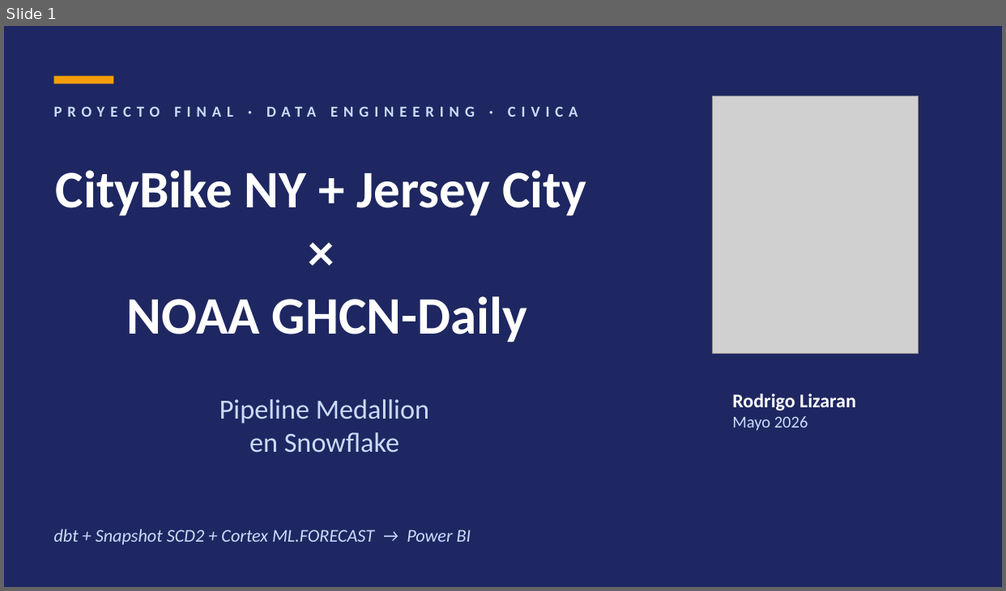
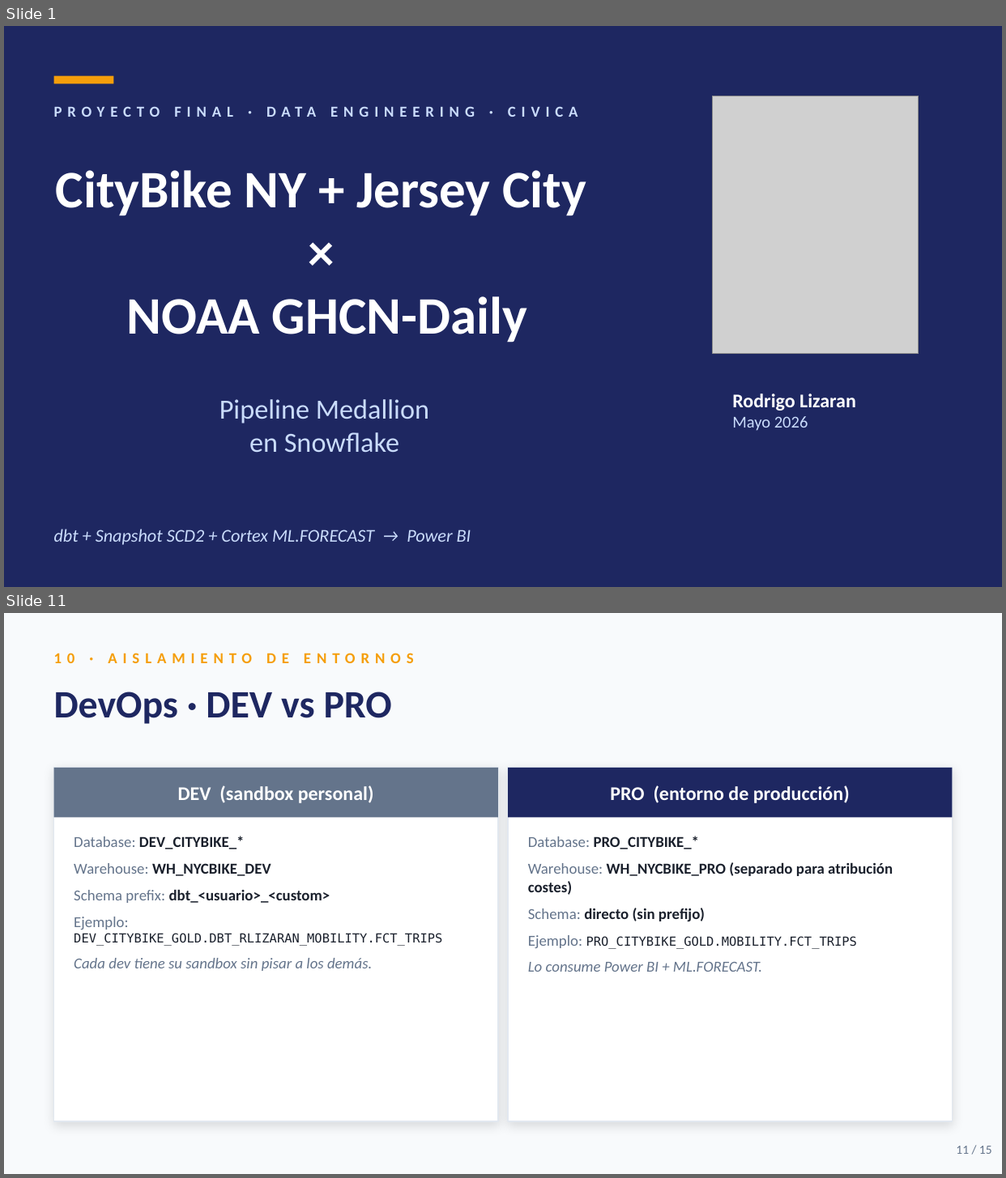
Before and after one commit to Rlizaran/Snowflake_proyect, a slide deck: presentacion/Presentacion.pptx. Shown one above the other, each under a label of ours: slide 1 before the commit, slides 1 and 11 after it; the slides between them are not shown. The pictures are 1006x591 and 1006x1178 pixels, drawn with LibreOffice and Linux fonts; fonts in the diff are those of the drawing; grey boxes stand for pictures. Boxes give left, top, right and bottom in pixels: in the first picture for what was removed or moved away, otherwise in the second. Text is boxed around its words. In the diff, an @@ line names an element or a change of style, - is before the commit and + after.

```diff
--- a/presentacion/Presentacion.pptx
+++ b/presentacion/Presentacion.pptx
@@ slide 11 added at (4, 613, 1002, 1174), background #F8FAFC @@
@@ text added at (54, 653, 414, 663), 11 pt, text #F59E0B, bold @@
+10 · AISLAMIENTO DE ENTORNOS
@@ text added at (54, 692, 392, 724), 28 pt, text #1E2761, bold @@
+DevOps · DEV vs PRO
@@ rectangle added at (54, 768, 498, 1122), fill #FFFFFF, outline #E2E8F0 1 pt @@
@@ rectangle added at (54, 768, 498, 818), fill #64748B @@
@@ rectangle added at (508, 768, 952, 1122), fill #FFFFFF, outline #E2E8F0 1 pt @@
@@ rectangle added at (508, 768, 952, 818), fill #1E2761 @@
@@ text added at (178, 786, 374, 803), 14 pt, text #FFFFFF, bold @@
+DEV (sandbox personal)
@@ text added at (610, 786, 850, 803), 14 pt, text #FFFFFF, bold @@
+PRO (entorno de producción)
@@ text added at (74, 836, 442, 971), 11 pt, text #1A202C @@
+Database: DEV_CITYBIKE_*
+Warehouse: WH_NYCBIKE_DEV
+Schema prefix: dbt_<usuario>_<custom>
+Ejemplo: DEV_CITYBIKE_GOLD.DBT_RLIZARAN_MOBILITY.FCT_TRIPS
+Cada dev tiene su sandbox sin pisar a los demás.
@@ text added at (528, 836, 893, 972), 11 pt, text #1A202C @@
+Database: PRO_CITYBIKE_*
+Warehouse: WH_NYCBIKE_PRO (separado para atribución costes)
+Schema: directo (sin prefijo)
+Ejemplo: PRO_CITYBIKE_GOLD.MOBILITY.FCT_TRIPS
+Lo consume Power BI + ML.FORECAST.
@@ text added at (956, 1146, 992, 1154), 9 pt, text #64748B @@
+11 / 15
```
Also in this commit, not shown: 10 slides changed, 3 other slides added, 1 other file.
